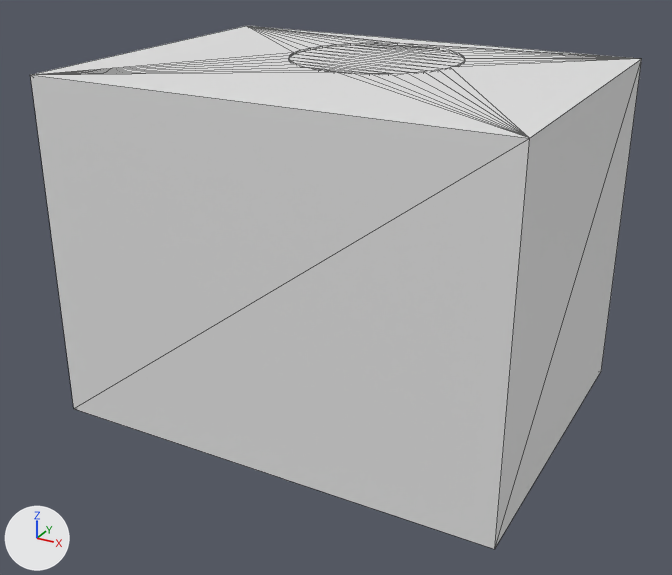
The OBJ model project/Resources/3DModel/map_tutorial_01/map_tutorial_01.obj as it was, and as the next commit left it.
The view is the same before and after, from a camera (50 mm lens) standing at (71.8, -134.9, 57.9) and looking at (-0.2, -3.9, -7.6). Lighting does not change. The marker at lower left points along +X, +Y and +Z. The picture after the commit comes second. Mesh edges are drawn as thin lines. Where no turn or scale is listed for an object, it has been applied to the vertices.

The older version as bpy lines, for what is in view:
```python
me_床 = bpy.data.meshes.new('床')
me_床.from_pydata(...)  # 72 vertices, 140 faces; spans x -40.0..40.0, y -30.0..30.0, z -30.0..30.0
# before: 0 (-40.0, -30.0, -30.0) at pixel (73, 408), 2 (-40.0, -30.0, 30.0) at pixel (30, 74), 3 (-40.0, 30.0, -30.0), 5 (-40.0, 30.0, 30.0) at pixel (246, 25), 6 (40.0, -30.0, -30.0) at pixel (494, 549)
# before: 8 (40.0, -30.0, 30.0) at pixel (529, 138), 9 (40.0, 30.0, -30.0) at pixel (601, 371), 11 (40.0, 30.0, 30.0) at pixel (641, 58)
ob_床 = bpy.data.objects.new('床', me_床)
ob_床.location = (0.0, 0.0, 0.0)
```
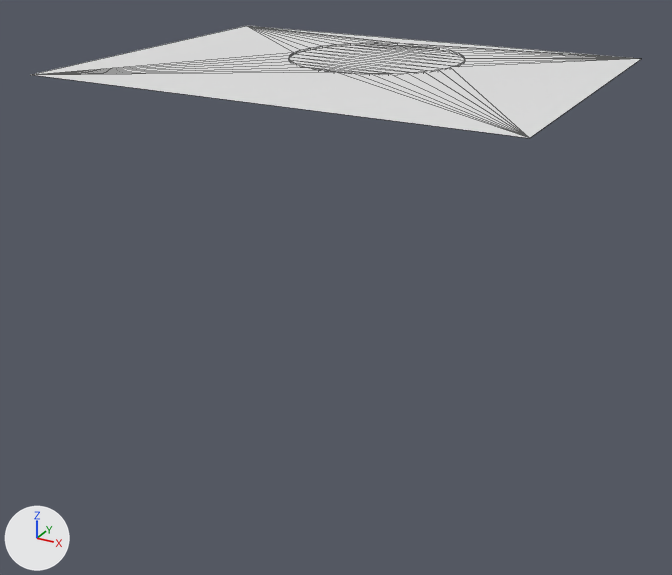
Pixel boxes [x1, y1, x2, y2] of what changed, in the pictures (672 x 575 px):
'床', reshaped (78% shorter)
    before: [30, 26, 642, 549]
    after: [31, 26, 641, 138]
part 1 of me_床, deleted
    before: [30, 59, 642, 549]

Diff of the bpy script that builds the scene:
```diff
--- a/project/Resources/3DModel/map_tutorial_01/map_tutorial_01.obj.py
+++ b/project/Resources/3DModel/map_tutorial_01/map_tutorial_01.obj.py
@@ me_床 @@
 # used by ob_床; location = (0.0, 0.0, 0.0)
 # verts and faces of me_床; kept vertices keep their numbers, new ones are numbered from 72
-me_床.from_pydata(...)  # 72 vertices, 140 faces; spans x -40.0..40.0, y -30.0..30.0, z -30.0..30.0
+me_床.from_pydata(...)  # 68 vertices, 130 faces; spans x -40.0..40.0, y -30.0..30.0, z 29.7..30.0
+# me_床 part 1
+delete_vertices([0, 3, 6, 9])  # with the faces that use them
```
